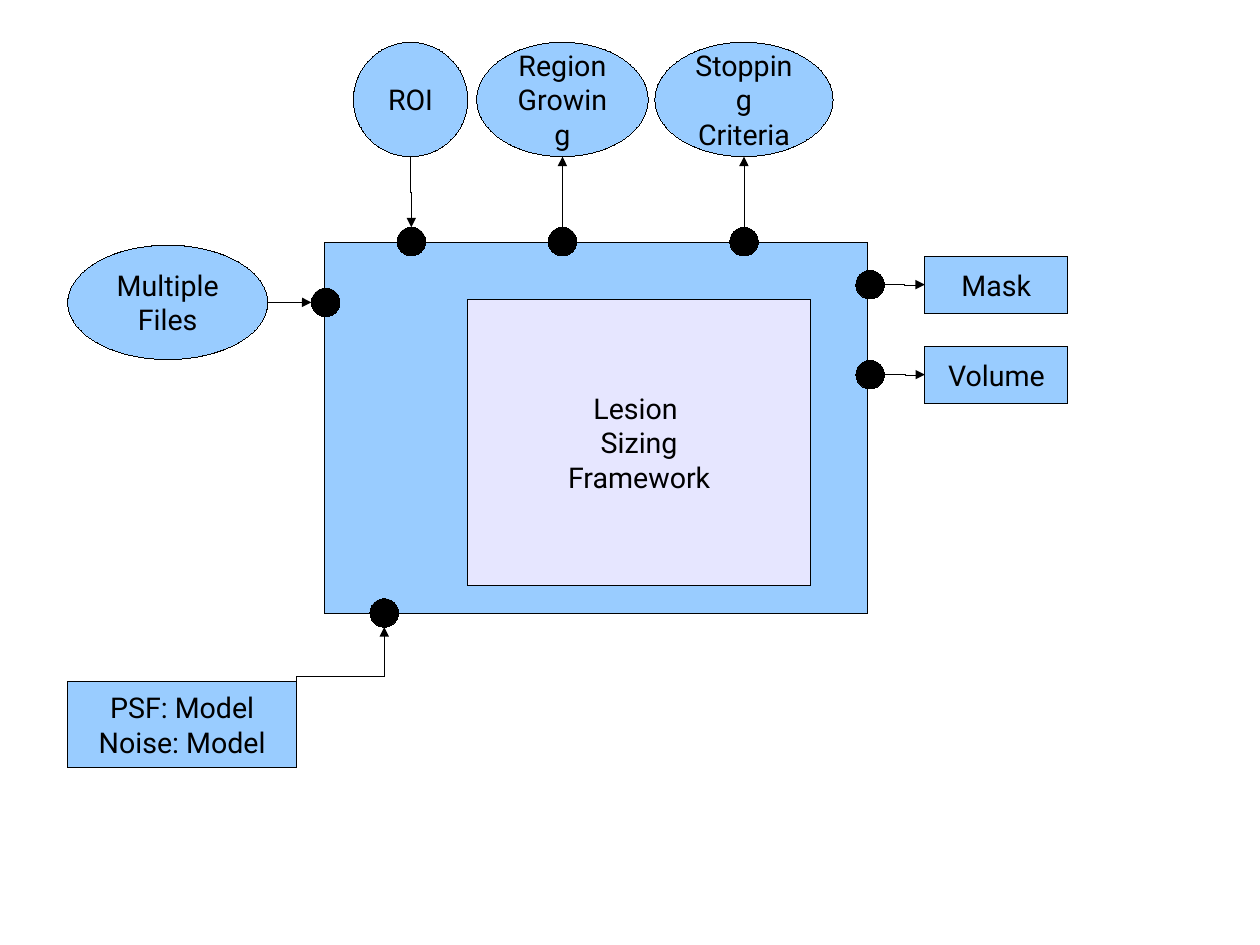
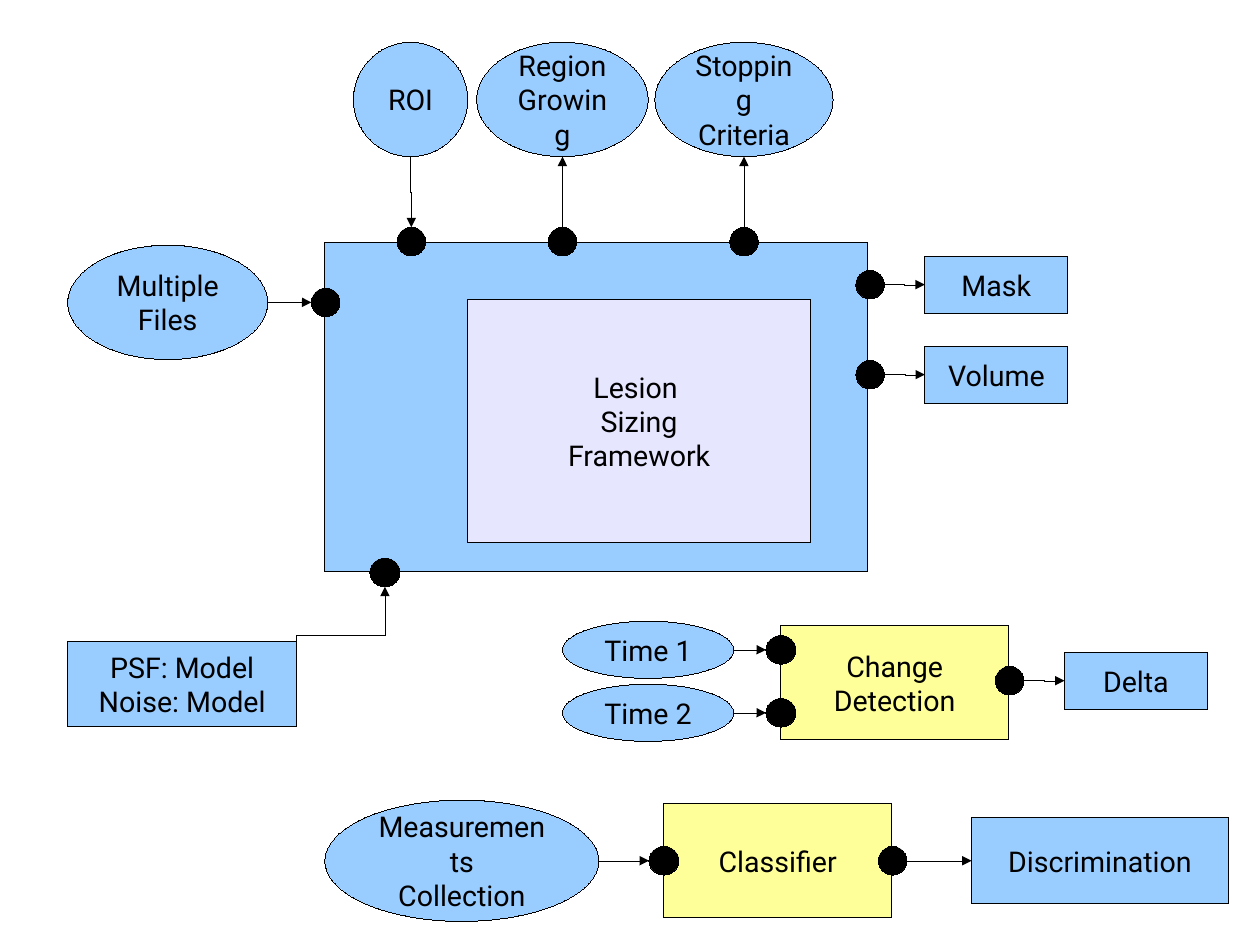
Before and after one commit to InsightSoftwareConsortium/LesionSizingToolkit, a slide deck: slide 1 of Sandbox/Documents/Design/GeneralFrameworkOverview.odp. Drawn at 1260x945 pixels with LibreOffice and Linux fonts; fonts in the diff are those of the drawing. Boxes give left, top, right and bottom in pixels: in the first picture for what was removed or moved away, otherwise in the second. Text is boxed around its words. In the diff, an @@ line names an element or a change of style, - is before the commit and + after.

```diff
--- a/Sandbox/Documents/Design/GeneralFrameworkOverview.odp
+++ b/Sandbox/Documents/Design/GeneralFrameworkOverview.odp
@@ rectangle resized from (x1=325, y1=242, x2=868, y2=614) to (x1=325, y1=242, x2=868, y2=572) @@
@@ rectangle "Lesion" resized from (x1=468, y1=300, x2=811, y2=585) to (x1=468, y1=300, x2=811, y2=543) @@
@@ 1 rectangle, 1 elbow arrow, 1 ellipse moved together from (x1=67, y1=599, x2=399, y2=767) to (x1=67, y1=558, x2=400, y2=727) @@
@@ ellipse added at (x1=563, y1=622, x2=734, y2=679), fill #99CCFF, outline #000000 0 pt, 18 pt, text #000000 @@
+Time 1
@@ rectangle added at (x1=781, y1=625, x2=1010, y2=740), fill #FFFF99, outline #000000 0 pt, 18 pt, text #000000 @@
+Change
+Detection
@@ elbow arrow added from (734, 649) to (766, 651), #000000 0 pt @@
@@ ellipse added at (x1=766, y1=636, x2=796, y2=664), fill #000000, outline #000000 0 pt @@
@@ rectangle added at (x1=1064, y1=652, x2=1207, y2=709), fill #99CCFF, outline #000000 0 pt, 18 pt, text #000000 @@
+Delta
@@ ellipse added at (x1=563, y1=685, x2=734, y2=742), fill #99CCFF, outline #000000 0 pt, 18 pt, text #000000 @@
+Time 2
@@ ellipse added at (x1=996, y1=667, x2=1024, y2=695), fill #000000, outline #000000 0 pt @@
@@ elbow arrow added from (1024, 680) to (1064, 681), #000000 0 pt @@
@@ elbow arrow added from (734, 713) to (766, 713), #000000 0 pt @@
@@ ellipse added at (x1=766, y1=699, x2=796, y2=727), fill #000000, outline #000000 0 pt @@
@@ ellipse added at (x1=325, y1=800, x2=599, y2=922), fill #99CCFF, outline #000000 0 pt, 18 pt, text #000000 @@
+Measurements
+Collection
@@ rectangle added at (x1=664, y1=804, x2=893, y2=918), fill #FFFF99, outline #000000 0 pt, 18 pt, text #000000 @@
+Classifier
@@ rectangle added at (x1=972, y1=819, x2=1229, y2=904), fill #99CCFF, outline #000000 0 pt, 18 pt, text #000000 @@
+Discrimination
@@ elbow arrow added from (599, 861) to (649, 861), #000000 0 pt @@
@@ ellipse added at (x1=649, y1=847, x2=679, y2=876), fill #000000, outline #000000 0 pt @@
@@ ellipse added at (x1=879, y1=847, x2=908, y2=876), fill #000000, outline #000000 0 pt @@
@@ elbow arrow added from (907, 861) to (972, 861), #000000 0 pt @@
```
Also in this commit, not shown: 2 other files.
